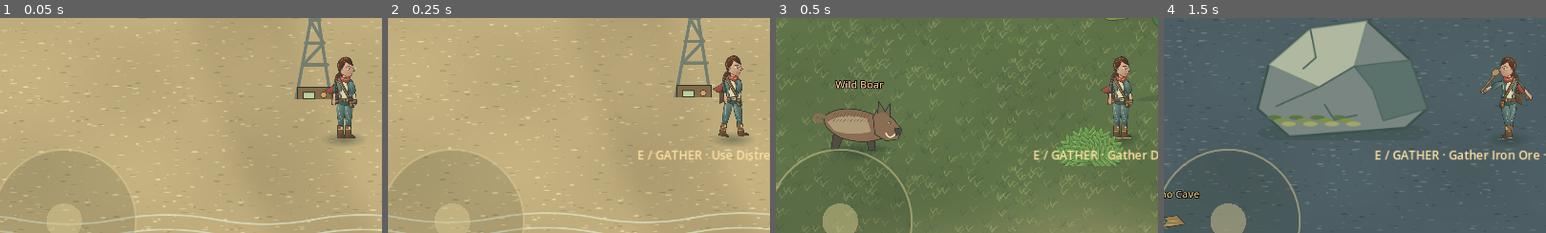
Above: before the commit, frames 1-4 (left to right).
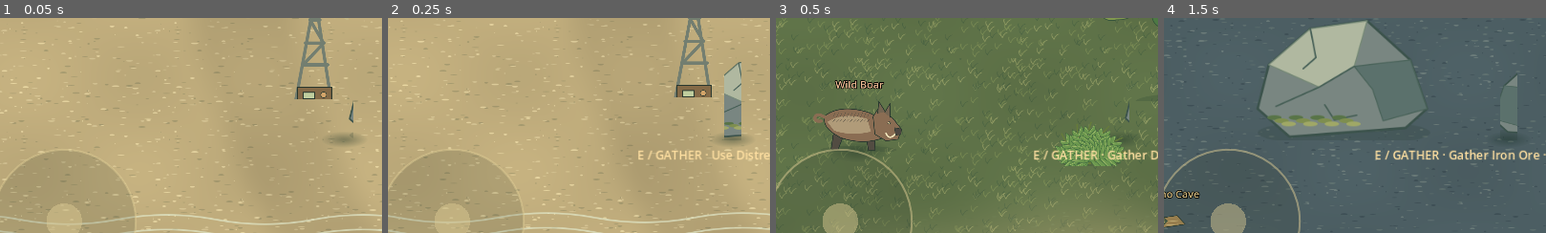
Above: after the commit, the same moments.

Repository: D8v1d777/death-island
Game: Godot game, scene res://tests/integration/GameplayGallery.tscn
Two runs of this game, one before a commit and one after it. Both use one fixed random seed, a clock stepped at 60 frames per second and the inputs below. This scene is started directly instead of the project's main scene.
Inputs (mouse positions are % of the whole screen's width and height, from its top left):
- Up to frame 1 (0.05 s): no input
- Up to frame 2 (0.25 s): no input
- Up to frame 3 (0.5 s): no input
- Up to frame 4 (1.5 s): move the mouse to (45, 70) at 0.52 s; hold W (move_forward) 0.53-1.25 s; right-click (45, 70) at 0.6 s; click (45, 70) at 0.67 s; drag from (80, 65) to (45, 70) at 1.27 s
The pictures show only the part of the screen within x 5-55%, y 29-79%; the shares and areas given below are measured in that part.

The runs differ from the first frame. In frame 1, 1.6% of the frame differs, in the area x 85-94%, y 17-56%; in frame 2, 1.9%, in the area x 85-95%, y 17-56%; in frame 3, 1.6%; in frame 4, 1.5%.

Commit message:
feat: expose Dave and Marie player character selection

Diff:
--- a/src/scripts/entities/player.gd
+++ b/src/scripts/entities/player.gd
@@ -14,6 +14,7 @@
 const GRAVITY := 20.0
 const LOOK_SPEED := 2.0
 
+@export_enum("dave", "marie") var character_id := "dave"
 var experience := 0
 var illustration: IllustratedActor
 var _look := Vector2(0, -0.5)
@@ -41,6 +42,7 @@
 	health_comp.damaged.connect(_on_damaged)
 	inventory_comp.inventory_changed.connect(_reconcile_equipment)
 	illustration = IllustratedActor.new()
+	illustration.character_id = CharacterRoster.normalize_id(character_id)
 	visual.add_child(illustration)
 	_look = Vector2(0, IllustratedArt.CAMERA_PITCH)
 	camera_pivot.rotation = Vector3(IllustratedArt.CAMERA_PITCH, 0, 0)
